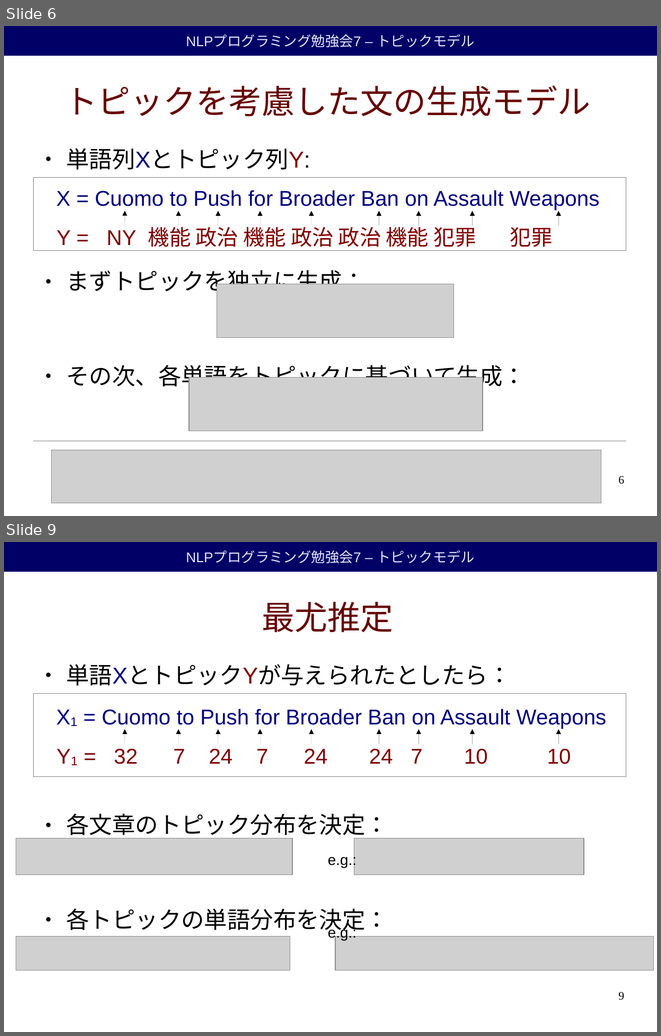
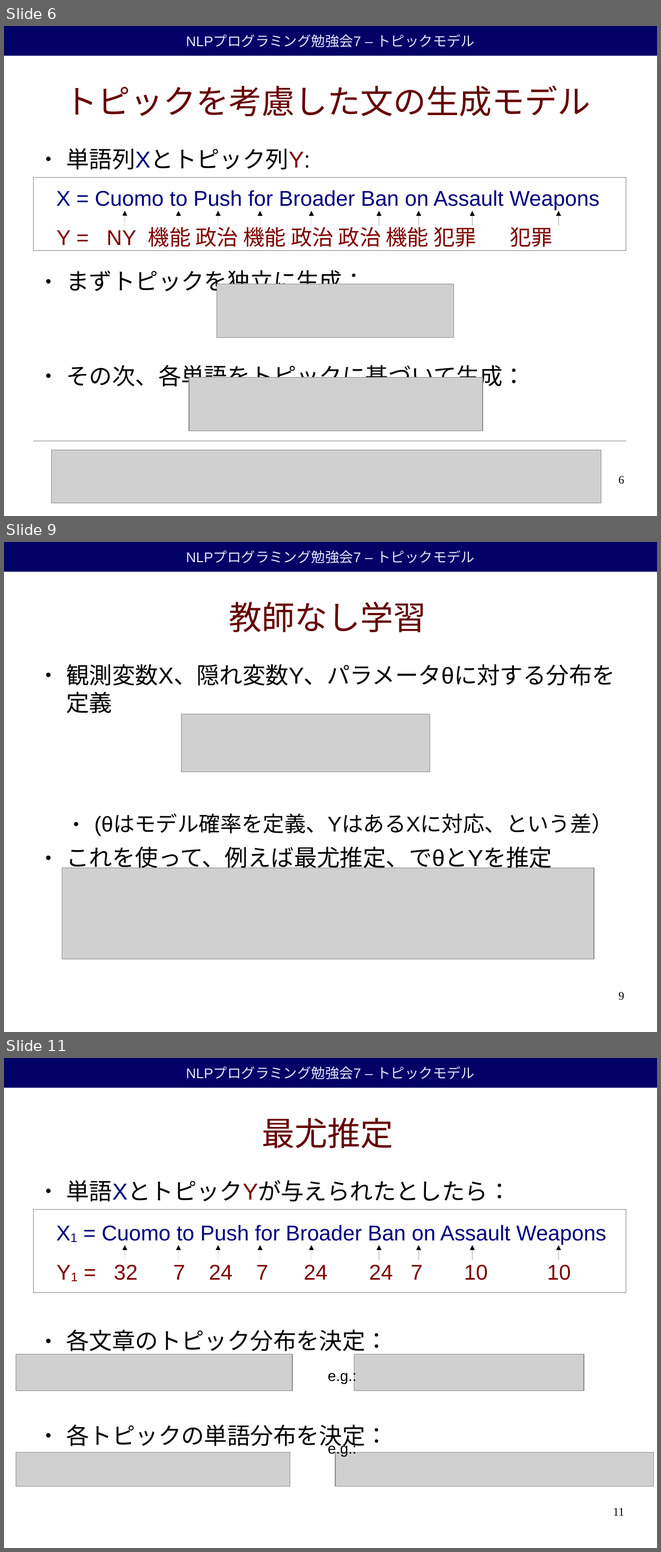
Before and after one commit to duffrind/nlppractice, a slide deck: download/07-topic/nlp-programming-ja-07-topic.odp. Shown one above the other, each under a label of ours: slides 6 and 9 before the commit, slides 6, 9 and 11 after it; the slides between them are not shown. The pictures are 661x1036 and 661x1552 pixels, drawn with LibreOffice and Linux fonts; fonts in the diff are those of the drawing; grey boxes stand for pictures; background and template pictures are left out. Boxes give left, top, right and bottom in pixels: in the first picture for what was removed or moved away, otherwise in the second. Text is boxed around its words. In the diff, an @@ line names an element or a change of style, - is before the commit and + after.

```diff
--- a/download/07-topic/nlp-programming-ja-07-topic.odp
+++ b/download/07-topic/nlp-programming-ja-07-topic.odp
@@ slide 9 added at <box>4,542,657,1032</box>, background #FFFFFF; not listed: 1 template element that a slide beside it also shows @@
@@ title added at <box>229,601,426,632</box>, 40 pt, text #660000 @@
+教師なし学習
@@ text added at <box>67,664,616,872</box>, 28 pt, text #000000 @@
+● 観測変数X、隠れ変数Y、パラメータθに対する分布を
+  定義
+  ● (θはモデル確率を定義、YはあるXに対応、という差）
+● これを使って、例えば最尤推定、でθとYを推定
@@ picture added at <box>182,714,431,772</box> @@
@@ picture added at <box>62,868,594,959</box> @@
@@ page number added at <box>618,991,624,1000</box>, 14 pt, text #000000 @@
+9
@@ what was slide 9 is now slide 11 @@
@@ page number at <box>613,1507,624,1515</box>: text changed @@
-9
+11
```
Also in this commit, not shown: 6 slides changed, 1 other slide added, 3 other files.
